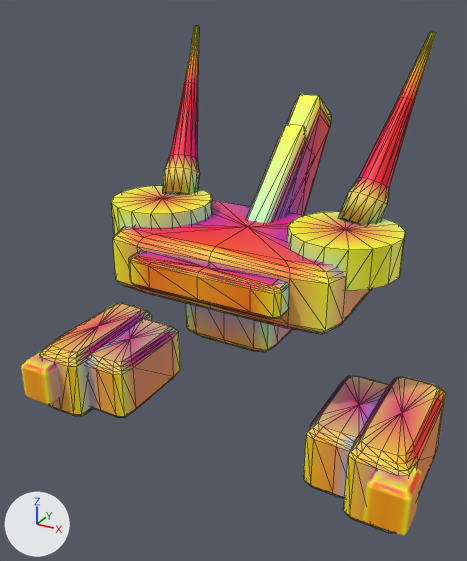
An edit to the glTF model models/parts/llm_gen_head_sensor_048_03a120.glb, drawn before and after from the same camera.
Both versions are drawn from a 50 mm camera at (18.3, -31.7, 26.1) aimed at (-1.1, 3.5, 8.5). The axes (+X, +Y, +Z) are drawn at lower left. The lights are the same throughout. The picture after the commit comes second. Mesh edges are drawn as thin lines on the coarser meshes. Vertices at exactly the same position are counted once.

Objects in the first picture: 'adapter_cranial_clamp_l', 'adapter_cranial_clamp_r', 'addon_ear_optic_pod_6_optic_cyan_r', 'addon_rear_crest_5_barrel_metal', 'recon_bar_crown_0_fuselage', 'recon_ear_sensor_3_wing_white_l', 'recon_ear_sensor_3_wing_white_r', 'recon_front_lens_4_optic_cyan', 'recon_side_dome_1_wing_white_l', 'recon_side_dome_1_wing_white_r', 'recon_whip_spike_2_barrel_metal_l', 'recon_whip_spike_2_barrel_metal_r' and 3 more.
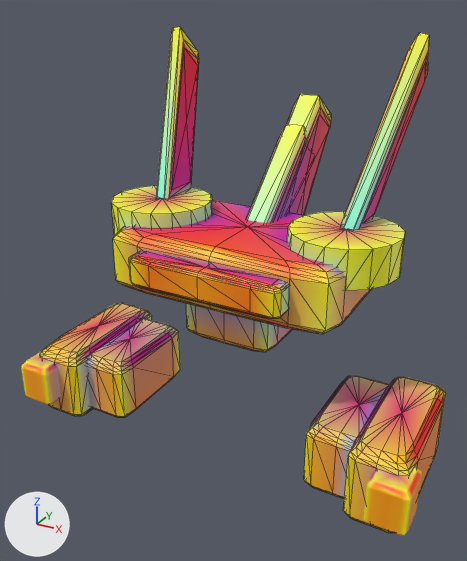
Where the change shows, as pixel boxes (x1, y1, x2, y2) in the pictures (467 x 561 px):
'recon_whip_blade_2_barrel_metal_r', added (green): after (340, 33, 429, 230)
'recon_whip_blade_2_barrel_metal_l', added: after (156, 27, 199, 199)
'recon_whip_spike_2_barrel_metal_r', deleted: before (338, 31, 436, 225)
'recon_whip_spike_2_barrel_metal_l', deleted: before (162, 26, 200, 194)
part 1 of me_recon_side_dome_1_wing_white_r, recoloured: (288, 212, 405, 250) in both
part 2 of me_recon_side_dome_1_wing_white_l, recoloured: (112, 185, 212, 214) in both
part 3 of me_addon_rear_crest_5_barrel_metal, recoloured: (288, 94, 320, 144) in both

What the commit changed:
me_recon_side_dome_1_wing_white_r has 34 vertices, 64 faces and spans x 3.13..10.0, y -0.04..6.83, z 11.02..13.45.
me_recon_side_dome_1_wing_white_r is used by ob_recon_side_dome_1_wing_white_r; location (0.0, 0.0, 0.0).
me_recon_side_dome_1_wing_white_r part 1: 17 faces centred in x 4.36..8.77, y 1.19..6.65, z 12.64..13.45 are repainted in the vertex colours; the middle colour goes from yellow #f5ff4f to green #e9ff70.
me_recon_side_dome_1_wing_white_l has 34 vertices, 64 faces and spans x -10.0..-3.13, y -0.04..6.83, z 11.02..13.45.
me_recon_side_dome_1_wing_white_l is used by ob_recon_side_dome_1_wing_white_l; location (0.0, 0.0, 0.0).
me_recon_side_dome_1_wing_white_l part 2: 17 faces centred in x -8.77..-4.36, y 1.19..6.65, z 12.64..13.45 are repainted in the vertex colours; the middle colour goes from yellow #f8ff42 to green #e9ff70.
me_addon_rear_crest_5_barrel_metal has 26 vertices, 48 faces and spans x -1.1..1.1, y 2.99..15.51, z 10.01..19.61.
me_addon_rear_crest_5_barrel_metal is used by ob_addon_rear_crest_5_barrel_metal; location (0.0, 0.0, 0.0).
me_addon_rear_crest_5_barrel_metal part 3: 6 faces centred in x -0.81..0.91, y 6.25..9.52, z 10.22..16.41 are repainted in the vertex colours; the middle colour goes from yellow #fcff2e to yellow #f6ff4f.
Mesh me_recon_whip_blade_2_barrel_metal_l is new.
It has 26 vertices, 48 faces and spans x -8.98..-6.15, y 2.99..10.66, z 12.58..24.13.
It uses material mat_defaultmaterial_007.
Mesh me_recon_whip_blade_2_barrel_metal_r is new.
It has 26 vertices, 48 faces and spans x 6.15..8.98, y 2.99..10.66, z 12.58..24.13.
It uses material mat_defaultmaterial_006.
Object 'recon_whip_spike_2_barrel_metal_r' (ob_recon_whip_spike_2_barrel_metal_r) is deleted.
Object 'recon_whip_spike_2_barrel_metal_l' (ob_recon_whip_spike_2_barrel_metal_l) is deleted.
Object 'recon_whip_blade_2_barrel_metal_l' (ob_recon_whip_blade_2_barrel_metal_l) is new; it shows me_recon_whip_blade_2_barrel_metal_l.
Its location is (0.0, 0.0, 0.0).
Object 'recon_whip_blade_2_barrel_metal_r' (ob_recon_whip_blade_2_barrel_metal_r) is new; it shows me_recon_whip_blade_2_barrel_metal_r.
Its location is (0.0, 0.0, 0.0).
